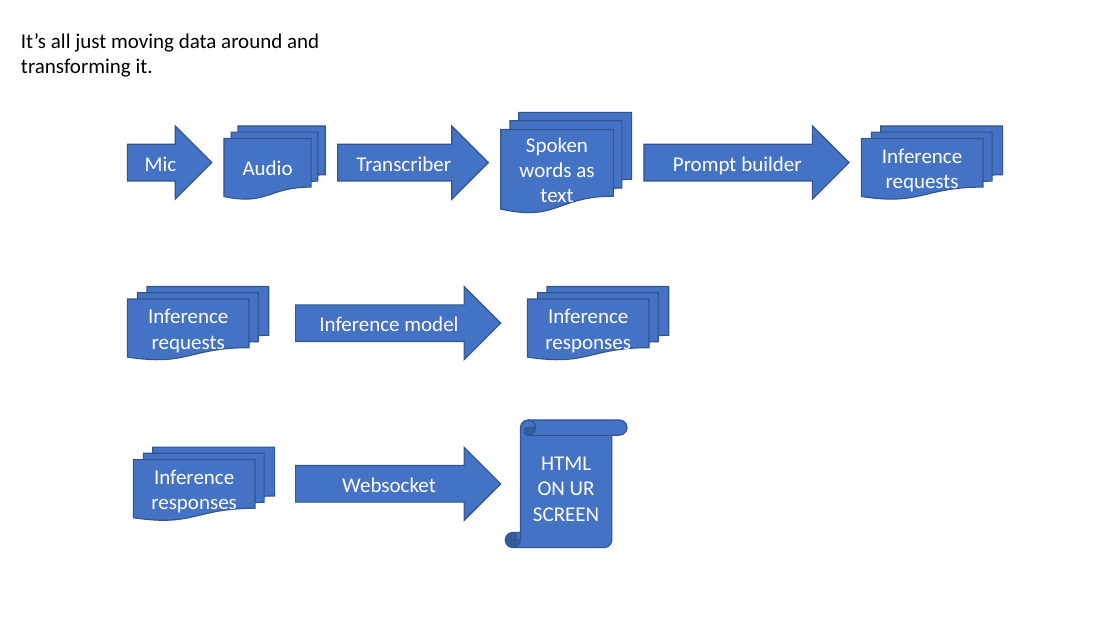
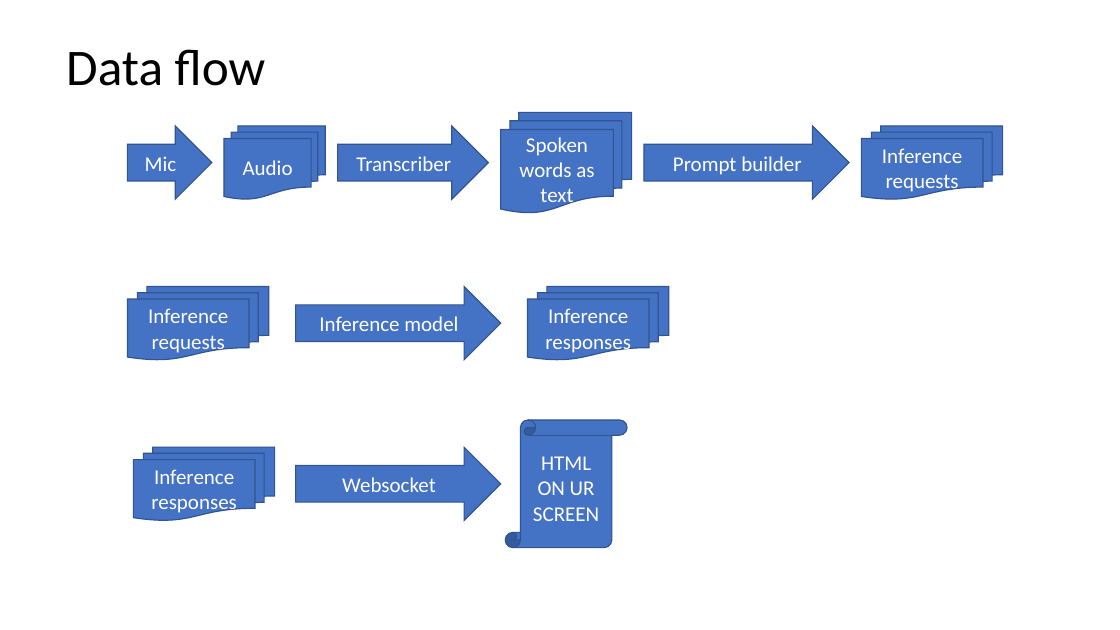
Before and after one commit to TeamDman/toolformer, a slide deck: slide 5 of video/Presentation1.pptx (slide 9 before the commit). Drawn at 1120x630 pixels with LibreOffice and Linux fonts; fonts in the diff are those of the drawing. Boxes give left, top, right and bottom in pixels: in the first picture for what was removed or moved away, otherwise in the second. Text is boxed around its words. In the diff, an @@ line names an element or a change of style, - is before the commit and + after.

```diff
--- a/video/Presentation1.pptx
+++ b/video/Presentation1.pptx
@@ text removed at <box>21,33,319,77</box> @@
-It’s all just moving data around and transforming it.
@@ title added at <box>66,49,266,86</box>, 44 pt, text #000000 @@
+Data flow
```
Also in this commit, not shown: 1 other slide changed, 1 slide added, 8 slides removed, 12 other files.
